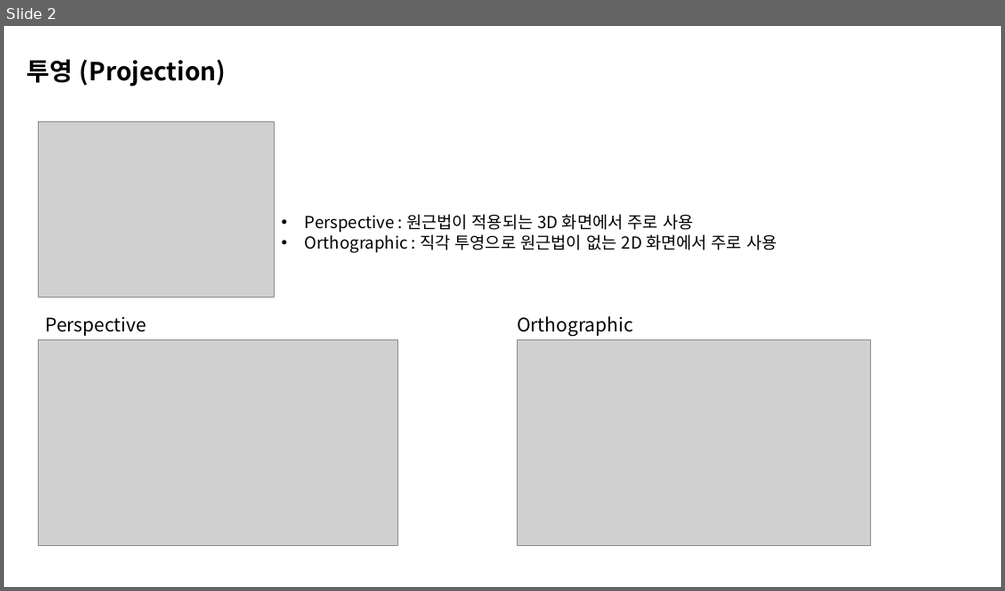
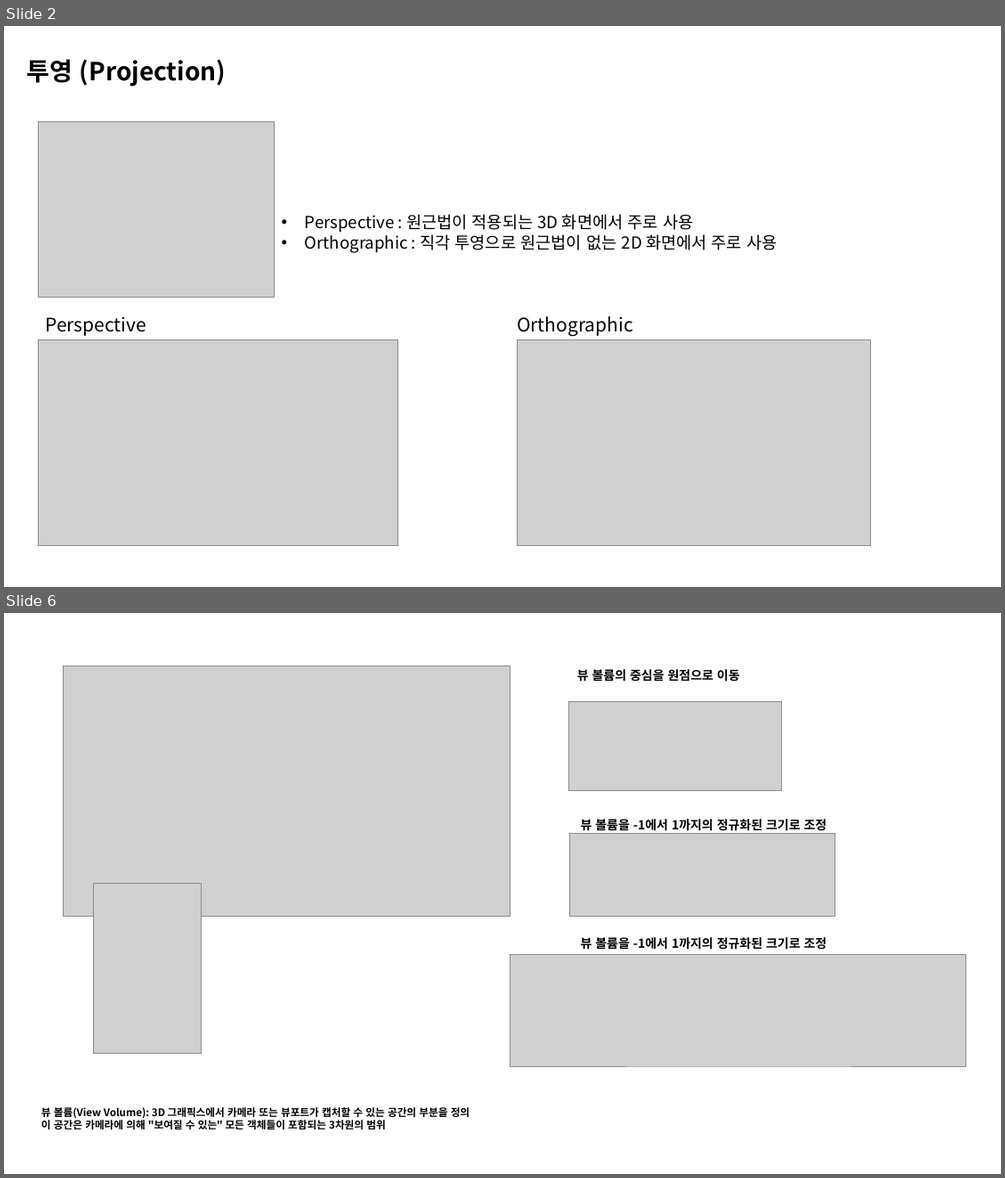
Before and after one commit to BeautyRiver/Graphics-Pipeline-Study, a slide deck: Perspective.pptx. Shown one above the other, each under a label of ours: slide 2 before the commit, slides 2 and 6 after it; the slides between them are not shown. The pictures are 1005x591 and 1005x1178 pixels, drawn with LibreOffice and Linux fonts; fonts in the diff are those of the drawing; grey boxes stand for pictures. Boxes give left, top, right and bottom in pixels: in the first picture for what was removed or moved away, otherwise in the second. Text is boxed around its words. In the diff, an @@ line names an element or a change of style, - is before the commit and + after.

```diff
--- a/Perspective.pptx
+++ b/Perspective.pptx
@@ slide 6 added at <box>4,613,1001,1174</box>, background #FFFFFF @@
@@ picture added at <box>64,666,510,916</box> @@
@@ text added at <box>577,667,740,683</box>, 12 pt, text #000000, bold @@
+뷰 볼륨의 중심을 원점으로 이동
@@ picture added at <box>568,701,781,791</box> @@
@@ text added at <box>581,817,827,833</box>, 12 pt, text #000000, bold @@
+뷰 볼륨을 -1에서 1까지의 정규화된 크기로 조정
@@ picture added at <box>570,834,835,916</box> @@
@@ picture added at <box>93,883,202,1054</box> @@
@@ picture added at <box>510,954,966,1066</box> @@
@@ text added at <box>581,935,827,951</box>, 12 pt, text #000000, bold @@
+뷰 볼륨을 -1에서 1까지의 정규화된 크기로 조정
@@ text added at <box>41,1107,469,1129</box>, 10 pt, text #000000, bold @@
+뷰 볼륨(View Volume): 3D 그래픽스에서 카메라 또는 뷰포트가 캡처할 수 있는 공간의 부분을 정의
+이 공간은 카메라에 의해 "보여질 수 있는" 모든 객체들이 포함되는 3차원의 범위
```
Also in this commit, not shown: 2 slides changed, 5 other slides added, 4 slides removed.
